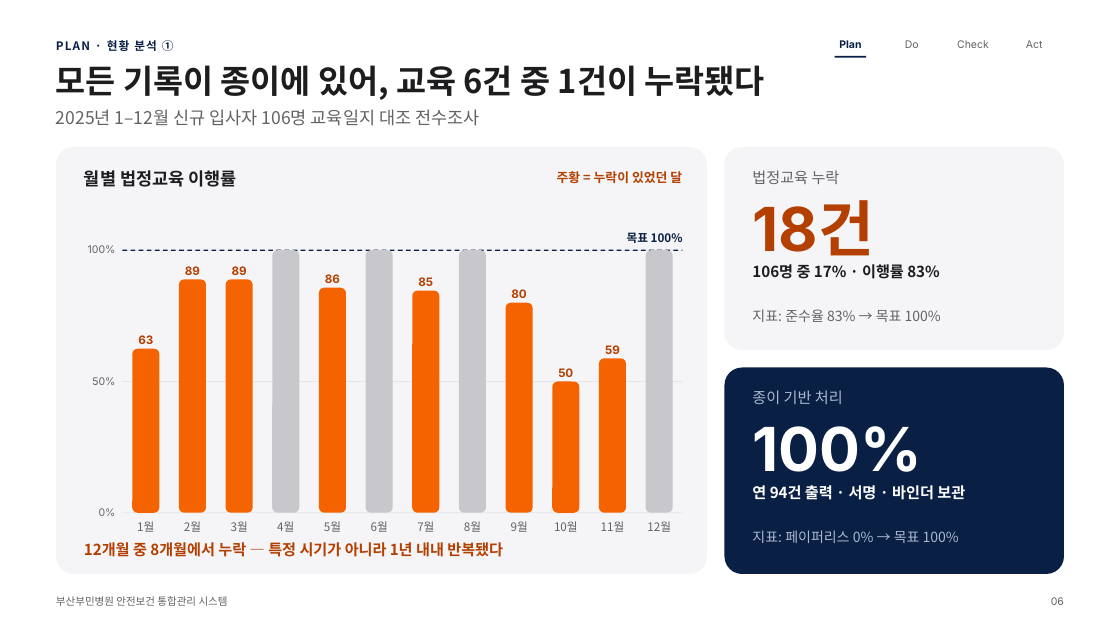
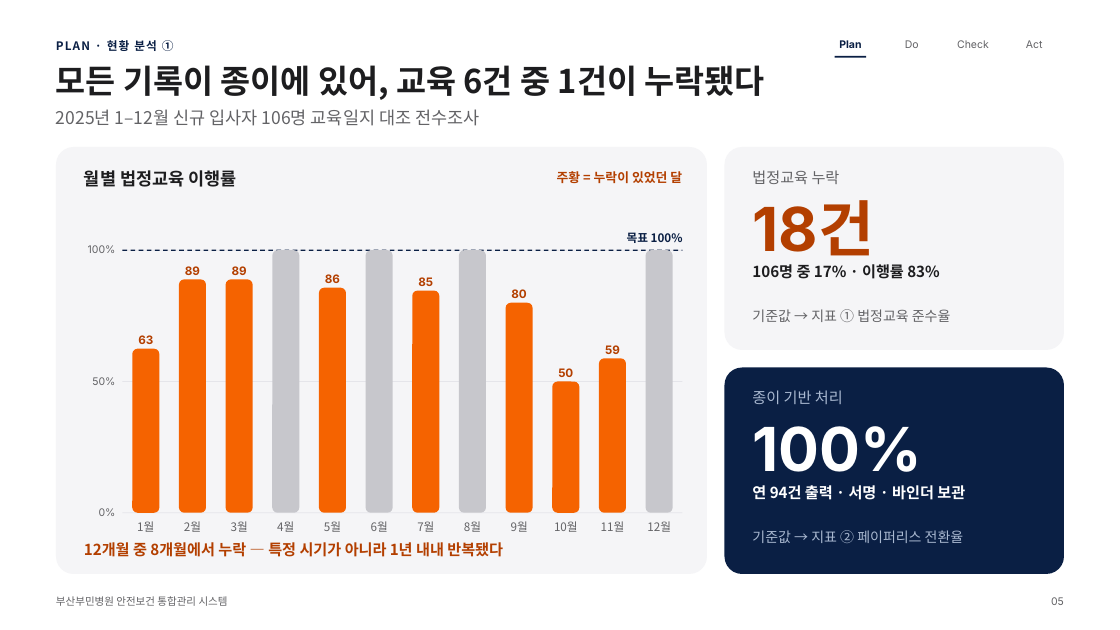
Before and after one commit to buminhealth/health, a slide deck: slide 5 of docs/QI_경진대회_발표_애플.pptx (slide 6 before the commit). Drawn at 1120x630 pixels with LibreOffice and Linux fonts; fonts in the diff are those of the drawing. Boxes give left, top, right and bottom in pixels: in the first picture for what was removed or moved away, otherwise in the second. Text is boxed around its words. In the diff, an @@ line names an element or a change of style, - is before the commit and + after.

```diff
--- a/docs/QI_경진대회_발표_애플.pptx
+++ b/docs/QI_경진대회_발표_애플.pptx
@@ text at box(752, 309, 951, 322): text changed @@
-지표: 준수율 83% → 목표 100%
+기준값 → 지표 ① 법정교육 준수율
@@ text at box(752, 530, 964, 543): text changed @@
-지표: 페이퍼리스 0% → 목표 100%
+기준값 → 지표 ② 페이퍼리스 전환율
@@ text at box(1051, 597, 1064, 605): text changed @@
-06
+05
```
Also in this commit, not shown: 3 other slides changed, 4 other files.
